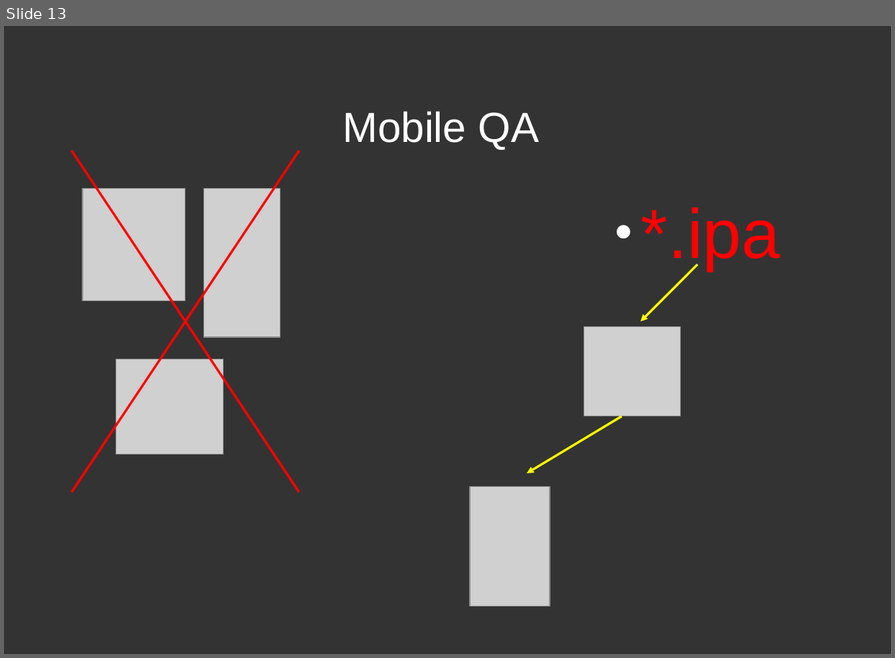
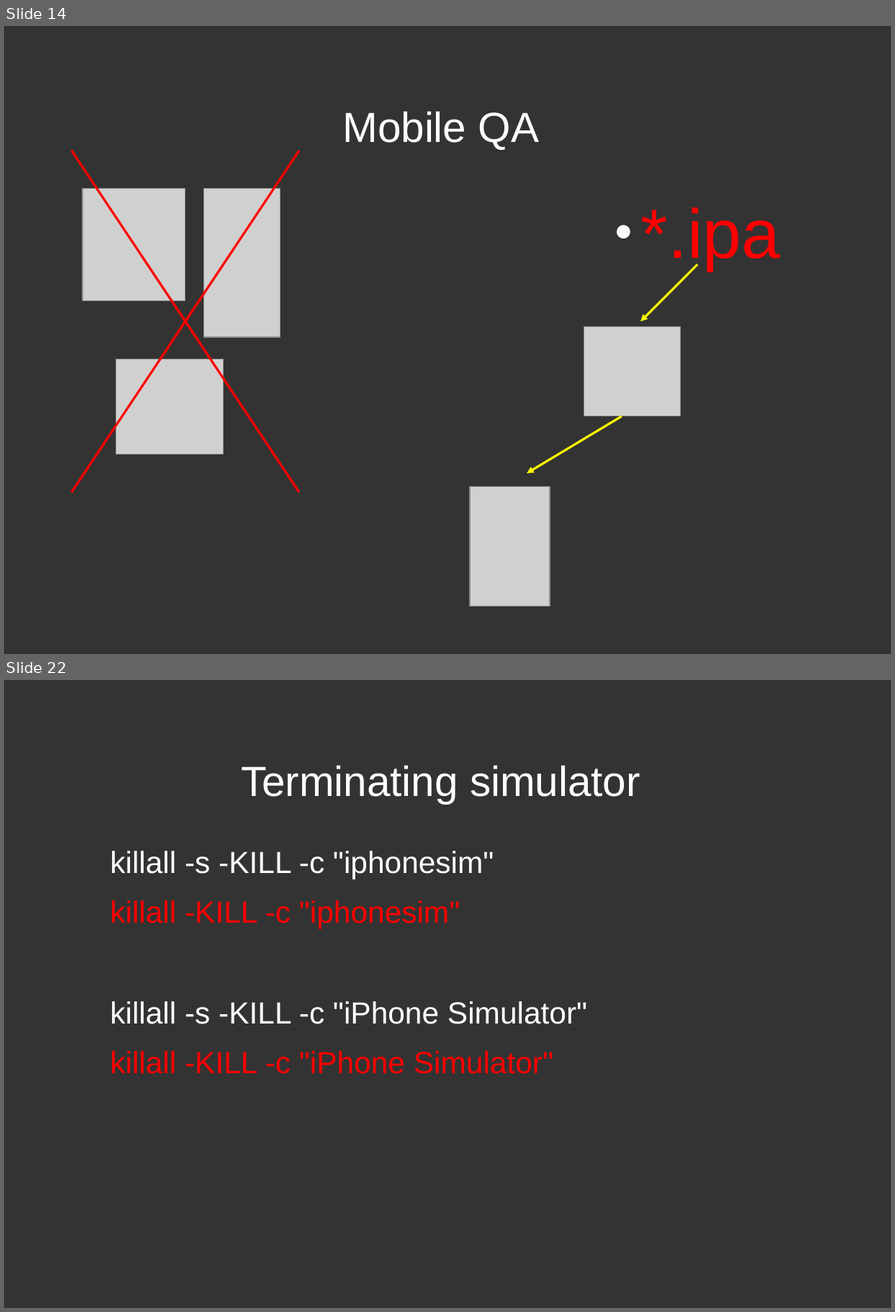
Before and after one commit to dodikk/iOS-articles, a slide deck: 3-iContiniousIntegration/ciPresentation.odp. Shown one above the other, each under a label of ours: slide 13 before the commit, slides 14 and 22 after it; the slides between them are not shown. The pictures are 895x658 and 895x1312 pixels, drawn with LibreOffice and Linux fonts; fonts in the diff are those of the drawing; grey boxes stand for pictures. Boxes give left, top, right and bottom in pixels: in the first picture for what was removed or moved away, otherwise in the second. Text is boxed around its words. In the diff, an @@ line names an element or a change of style, - is before the commit and + after.

```diff
--- a/3-iContiniousIntegration/ciPresentation.odp
+++ b/3-iContiniousIntegration/ciPresentation.odp
@@ slide 22 added at (4, 680, 891, 1308), background #333333 @@
@@ title added at (241, 765, 640, 804), 39.9 pt, text #FFFFFF @@
+Terminating simulator
@@ text added at (110, 851, 587, 1074), 29 pt, text #FFFFFF @@
+killall -s -KILL -c "iphonesim"
+killall -KILL -c "iphonesim"
+killall -s -KILL -c "iPhone Simulator"
+killall -KILL -c "iPhone Simulator"
@@ what was slide 13 is now slide 14 @@
```
Also in this commit, not shown: 11 other slides added, 1 slide removed, 1 other file.
